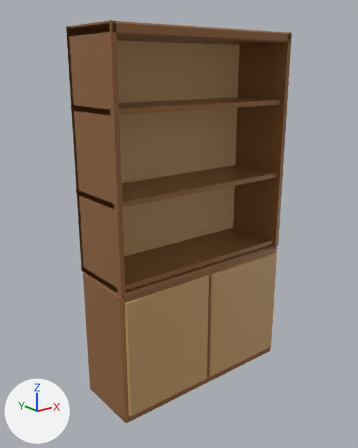
The glTF model assets/models/apartment/bookshelf.glb as it was, and as the next commit left it.
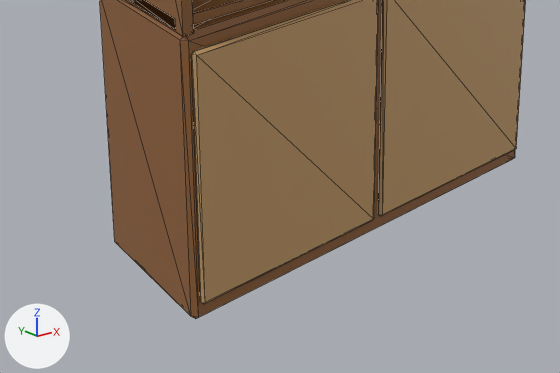
Each version is shown whole from a 50 mm lens placed at (-1.95, -2.36, 2.09), pointed at (-0.04, 0.02, 1.13), then close up on the part from 11% to 81% of the width and 62% to 100% of the height. Arrows for +X, +Y and +Z are at lower left; the lights stay in place. The older version's two pictures come first. The close-ups show mesh edges as thin lines. Vertices at exactly the same position are counted once.

Names of what the first close-up shows: 'bookshelf'.
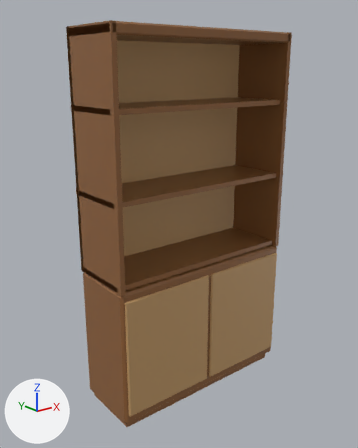
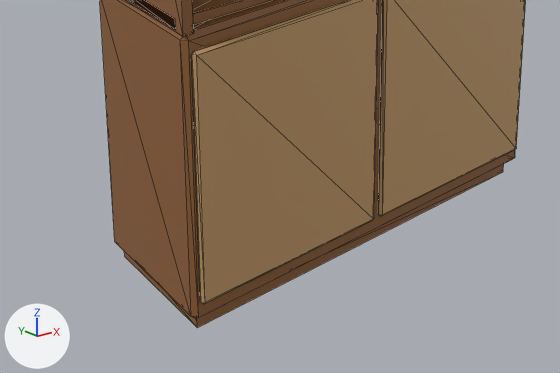
Changed parts and their boxes [x1, y1, x2, y2] in the close-ups (560 x 373 px):
'bookshelf', reshaped
    before: [100, 0, 526, 319]
    after: [100, 0, 526, 328]
part 1 of me_cube_104, added
    after: [124, 164, 504, 328]

The change, as a list of edits to the scene's bpy script:
```text
Change me_cube_104:
    used by ob_bookshelf; location = (0.0, 0.0, 0.0)
    remove me_cube_104.from_pydata(...)  # 140 vertices, 248 faces; spans x -0.65..0.65, y -0.24..0.23, z 0.05..2.3
    add me_cube_104.from_pydata(...)  # 148 vertices, 260 faces; spans x -0.65..0.65, y -0.24..0.23, z 0.0..2.3
    me_cube_104 part 1: a new loose piece, a box spanning x -0.62..0.62, y -0.19..0.21, z 0.0..0.05, in mat_woodpolish (brown #906138)
```
